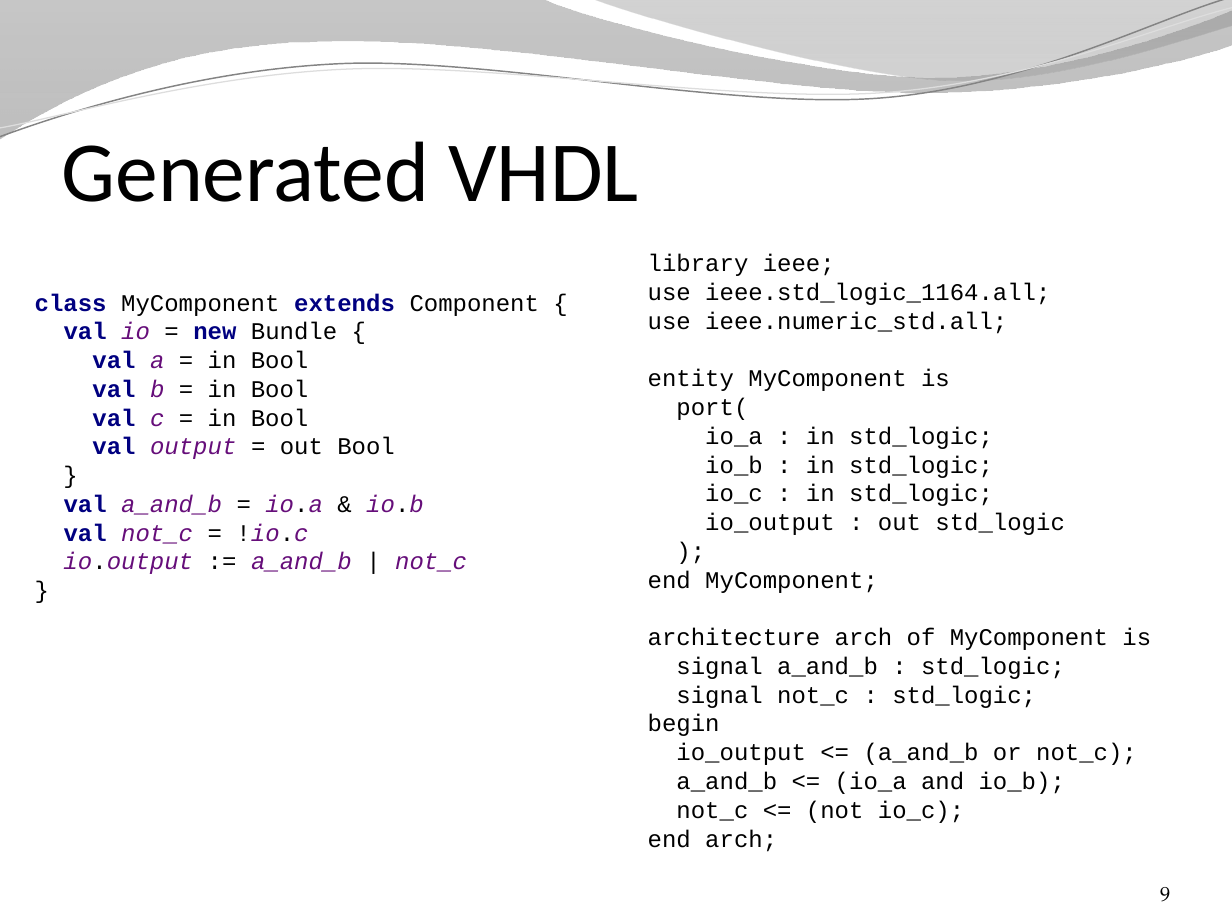
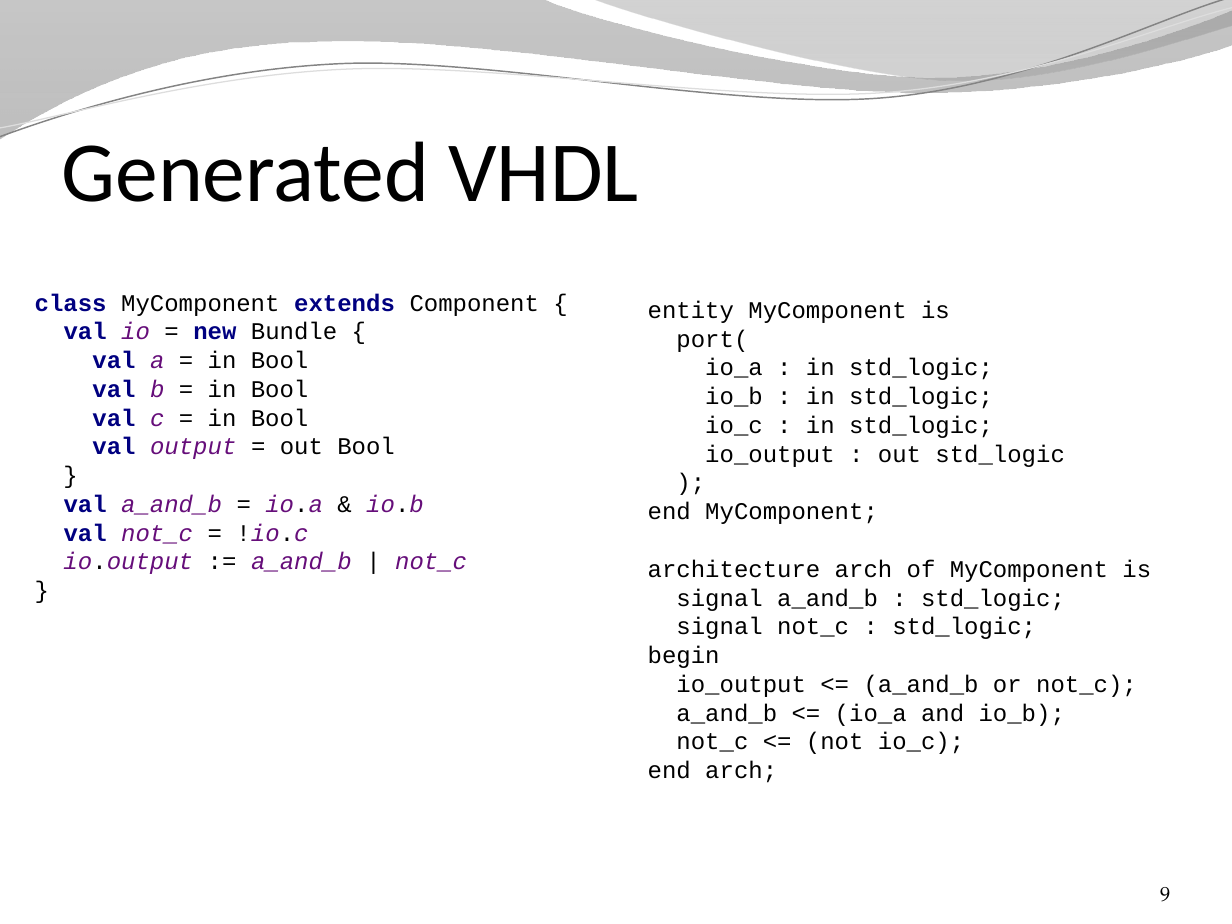
Before and after one commit to SpinalHDL/SpinalDoc, a slide deck: slide 9 of presentation/en/presentaion.pptx. Drawn at 1232x924 pixels with LibreOffice and Linux fonts; fonts in the diff are those of the drawing; background and template pictures are left out. Boxes give left, top, right and bottom in pixels: in the first picture for what was removed or moved away, otherwise in the second. Text is boxed around its words. In the diff, an @@ line names an element or a change of style, - is before the commit and + after.

```diff
--- a/presentation/en/presentaion.pptx
+++ b/presentation/en/presentaion.pptx
@@ text at [648,254,1050,334]: paragraph removed @@
-library ieee;
-use ieee.std_logic_1164.all;
-use ieee.numeric_std.all;
@@ text "entity MyComponent is port( io_a ...": place and size @@
-text "entity MyComponent is port( io_a ..." at [648,254,1151,852]
+text "entity MyComponent is port( io_a ..." at [648,300,1151,783]
```
Also in this commit, not shown: 1 other slide changed, 1 slide added, 1 other file.
